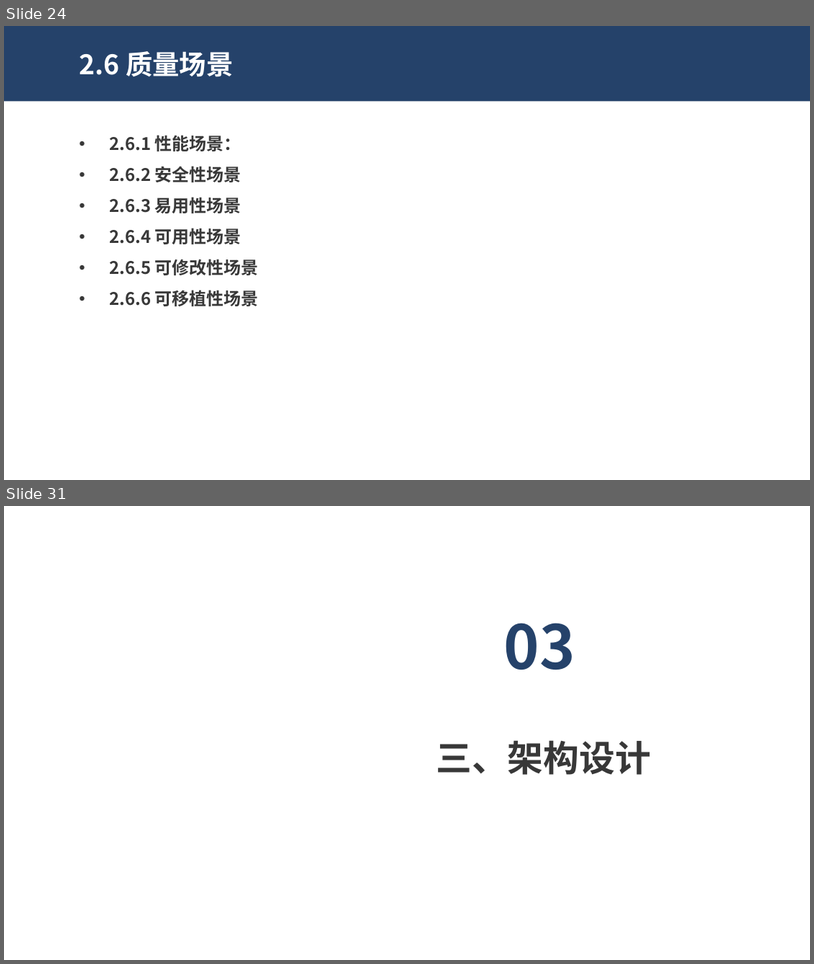
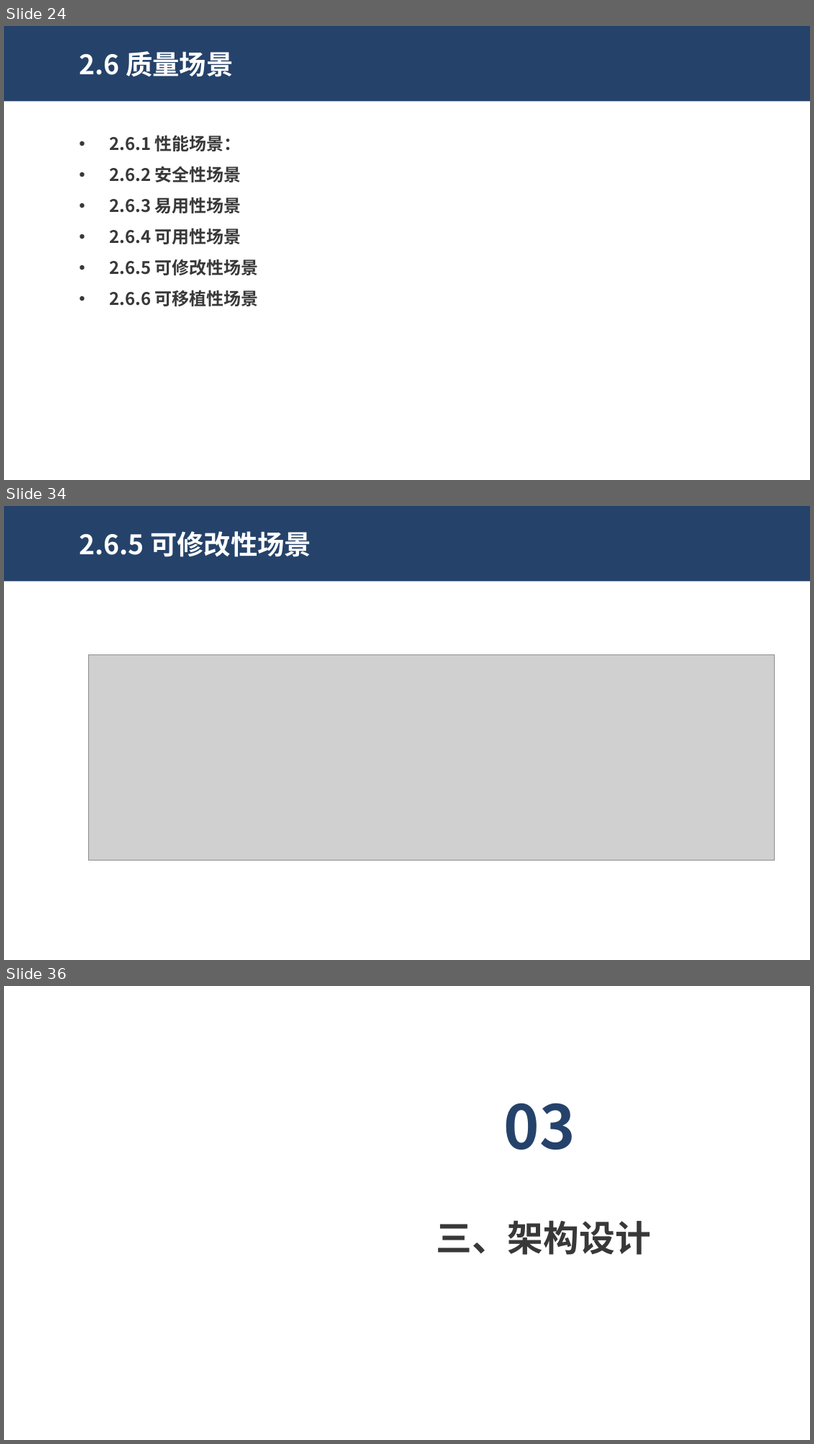
Before and after one commit to dekrt/SoftwareArchitecture, a slide deck: 架构设计-ArchitectureDesign/ArchitectureDesign.pptx. Shown one above the other, each under a label of ours: slides 24 and 31 before the commit, slides 24, 34 and 36 after it; the slides between them are not shown. The pictures are 814x964 and 814x1444 pixels, drawn with LibreOffice and Linux fonts; fonts in the diff are those of the drawing; grey boxes stand for pictures; background and template pictures are left out. Boxes give left, top, right and bottom in pixels: in the first picture for what was removed or moved away, otherwise in the second. Text is boxed around its words. In the diff, an @@ line names an element or a change of style, - is before the commit and + after.

```diff
--- a/架构设计-ArchitectureDesign/ArchitectureDesign.pptx
+++ b/架构设计-ArchitectureDesign/ArchitectureDesign.pptx
@@ slide 34 added at (4, 506, 810, 960), background #FFFFFF @@
@@ rectangle added at (4, 506, 810, 581), fill #25426A @@
@@ text added at (79, 531, 311, 557), 24 pt, text #FFFFFF, bold @@
+2.6.5 可修改性场景
@@ picture added at (89, 654, 775, 860) @@
@@ what was slide 31 is now slide 36 @@
```
Also in this commit, not shown: 9 slides changed, 4 other slides added, 1 slide removed, 3 other files.
